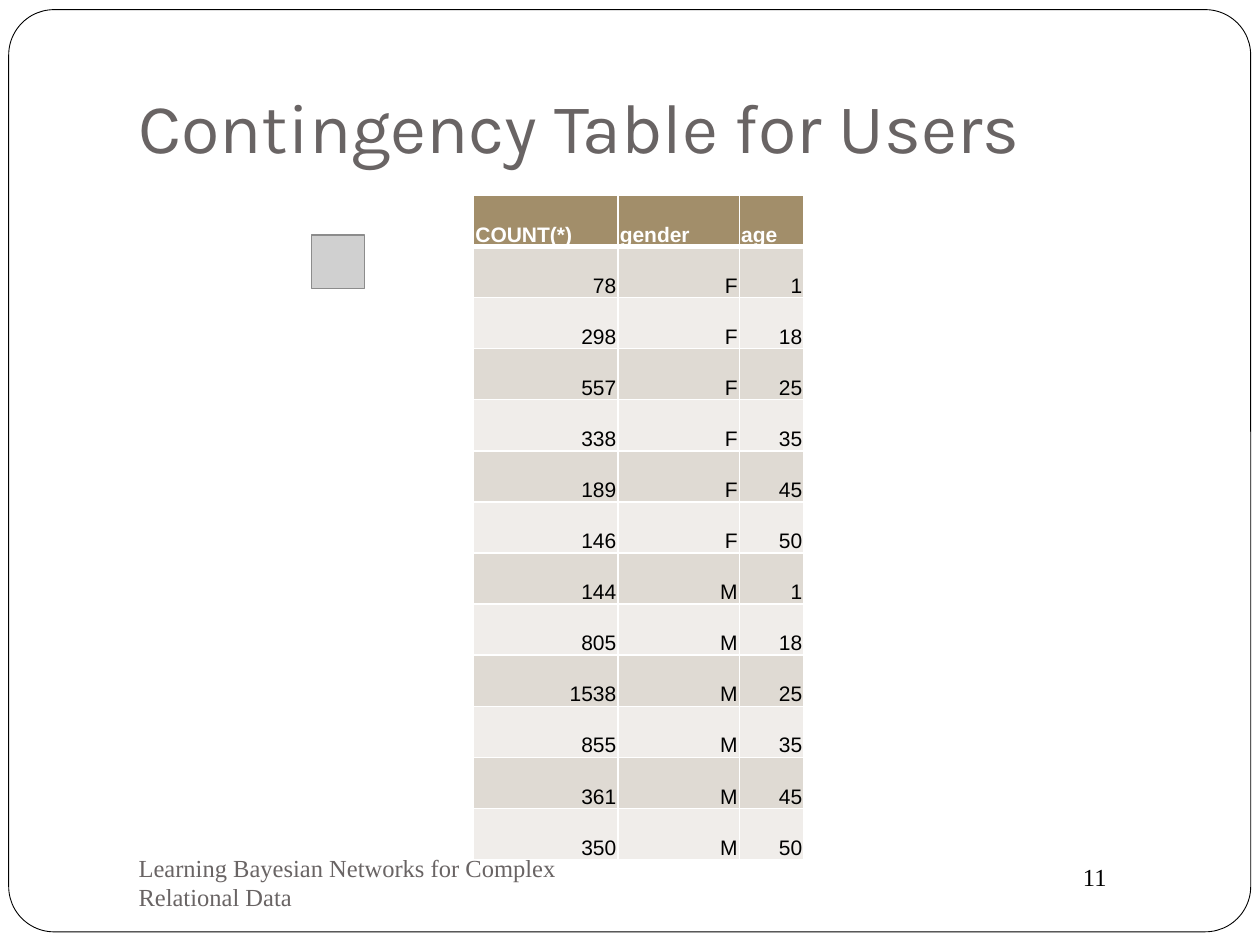
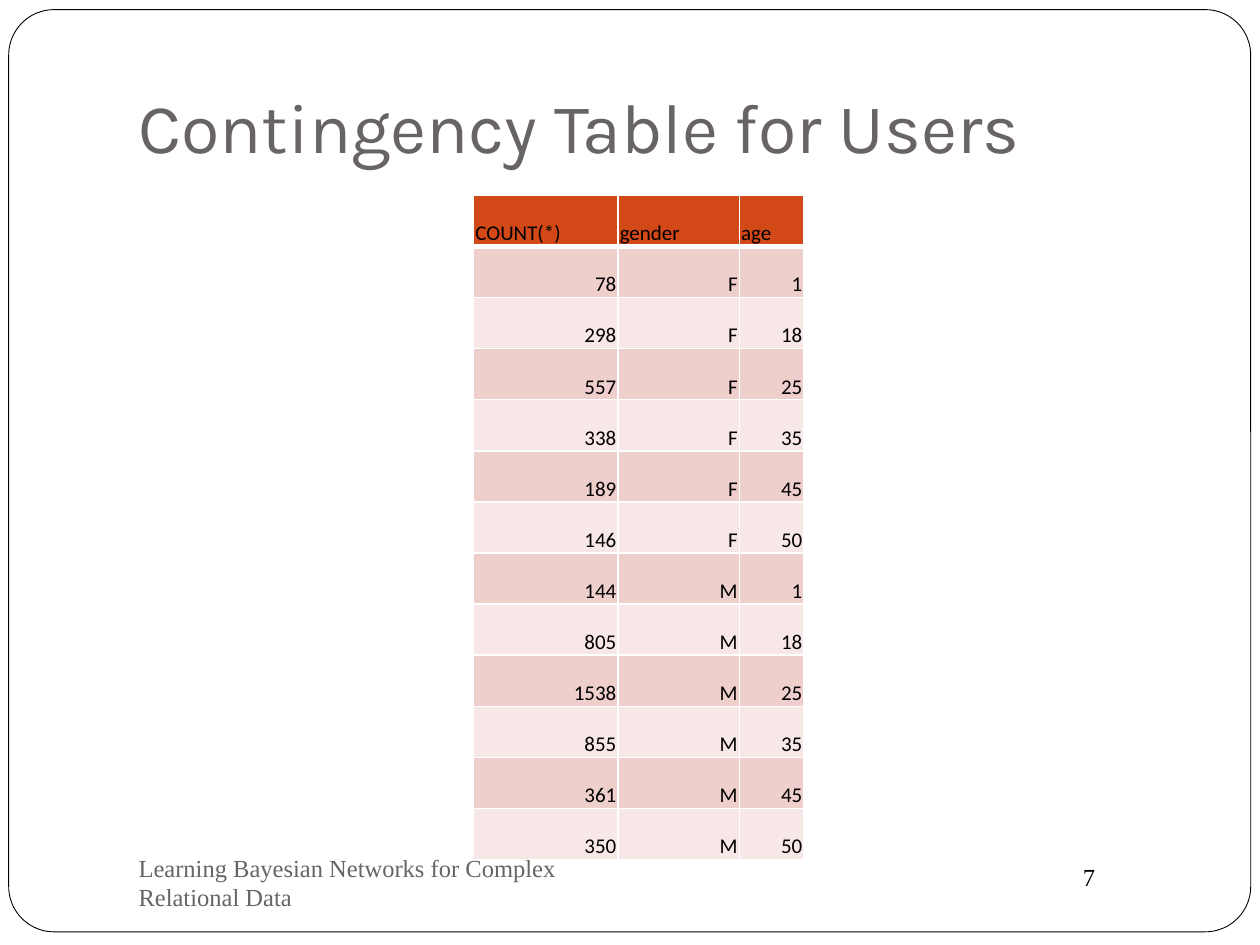
Before and after one commit to oschulte/srl-tutorial-slides, a slide deck: slide 7 of ch4-struc-learning.pptx (slide 11 before the commit). Drawn at 1260x945 pixels with LibreOffice and Linux fonts; fonts in the diff are those of the drawing; grey boxes stand for pictures. Boxes give left, top, right and bottom in pixels: in the first picture for what was removed or moved away, otherwise in the second. Text is boxed around its words. In the diff, an @@ line names an element or a change of style, - is before the commit and + after.

```diff
--- a/ch4-struc-learning.pptx
+++ b/ch4-struc-learning.pptx
@@ table at (474, 195, 804, 859) @@
@@ fill #A28E6A to #D34817 in row 1 @@
@@ fill #E0DBD4 to #EFCFCC in 18 cells @@
@@ fill #F0EEEB to #F7E9E8 in 18 cells @@
@@ font Arial to Calibri @@
@@ text colour #FFFFFF to #000000, bold off in "COUNT(*)", "gender", "age" @@
@@ picture removed at (311, 234, 364, 287) @@
@@ page number at (1083, 870, 1095, 886): text changed @@
-11
+7
```
Also in this commit, not shown: 11 other slides changed, 4 slides removed, 14 other files.
